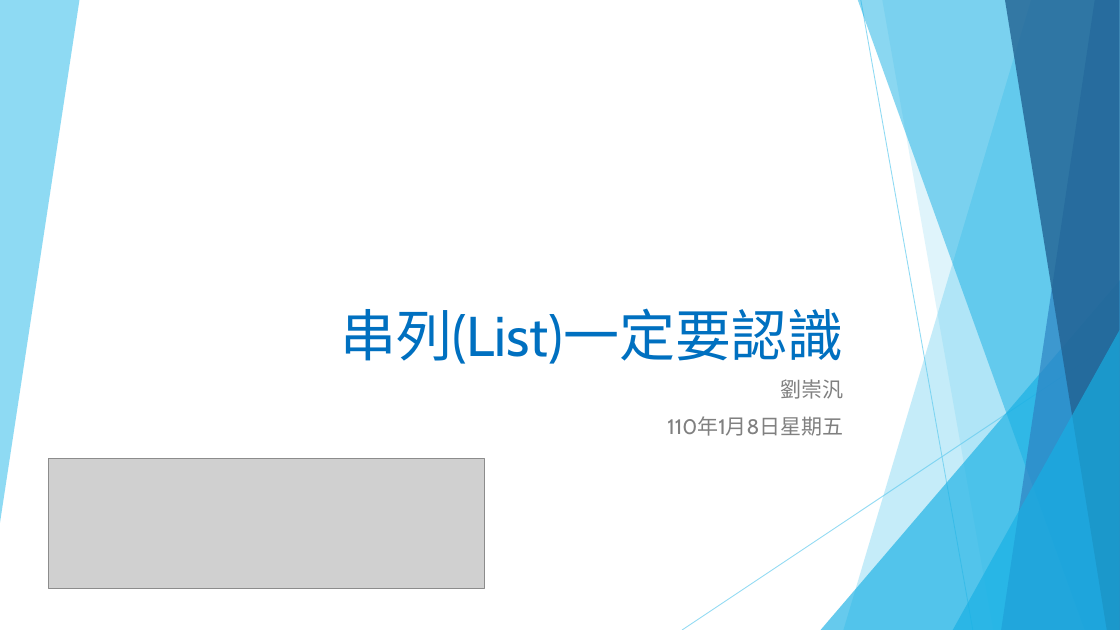
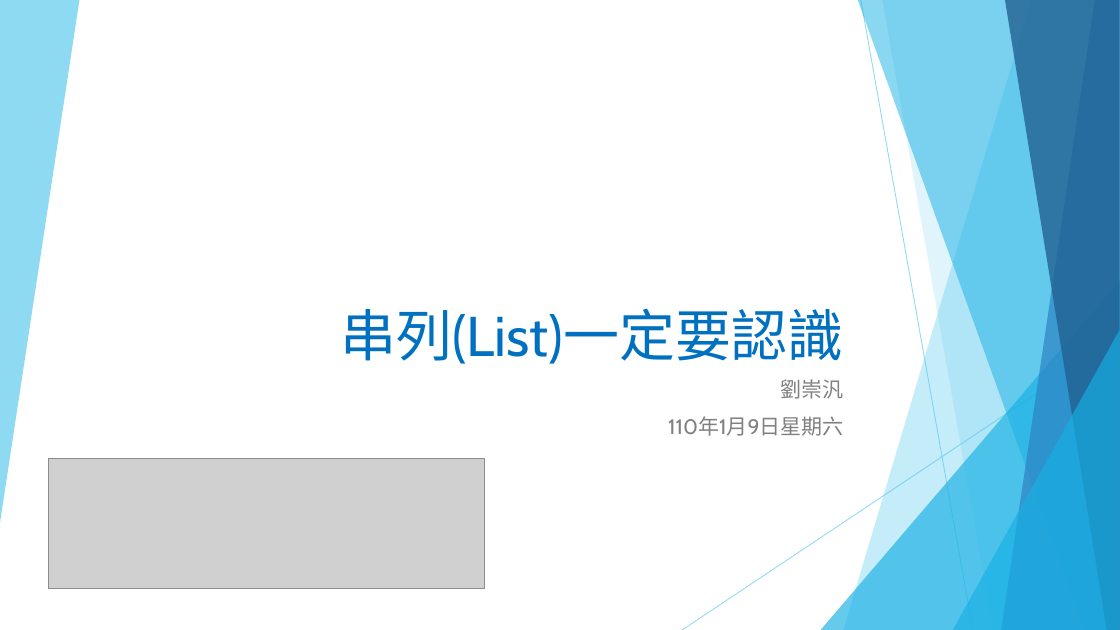
Before and after one commit to liulawsi/My_PPTs, a slide deck: slide 1 of LCC/Python/06_串列(List)一定要認識.pptx. Drawn at 1120x630 pixels with LibreOffice and Linux fonts; fonts in the diff are those of the drawing; grey boxes stand for pictures. Boxes give left, top, right and bottom in pixels: in the first picture for what was removed or moved away, otherwise in the second. Text is boxed around its words. In the diff, an @@ line names an element or a change of style, - is before the commit and + after.

```diff
--- a/LCC/Python/06_串列(List)一定要認識.pptx
+++ b/LCC/Python/06_串列(List)一定要認識.pptx
@@ subtitle at (668,416,843,436): text changed @@
-110年1月8日星期五
+110年1月9日星期六
```
Also in this commit, not shown: 8 other slides changed, 5 slides added, 4 slides removed, 2 other files.
